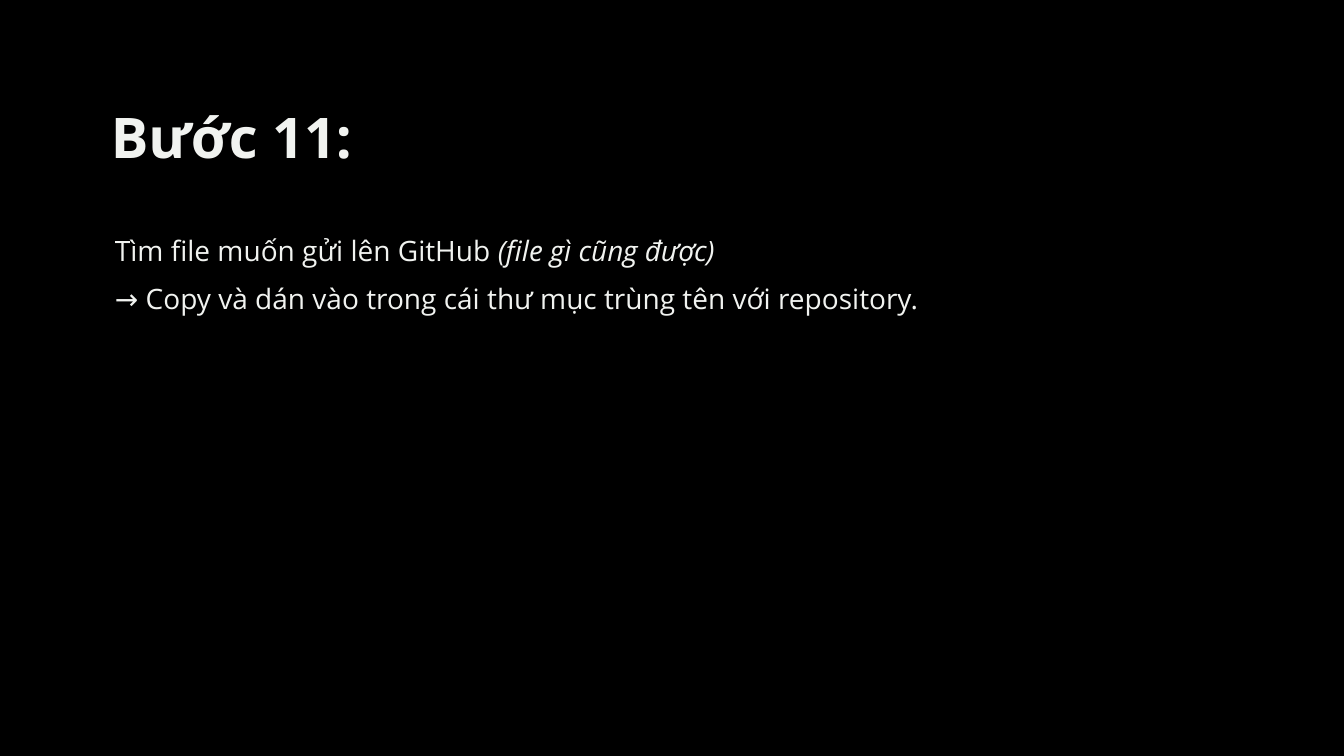
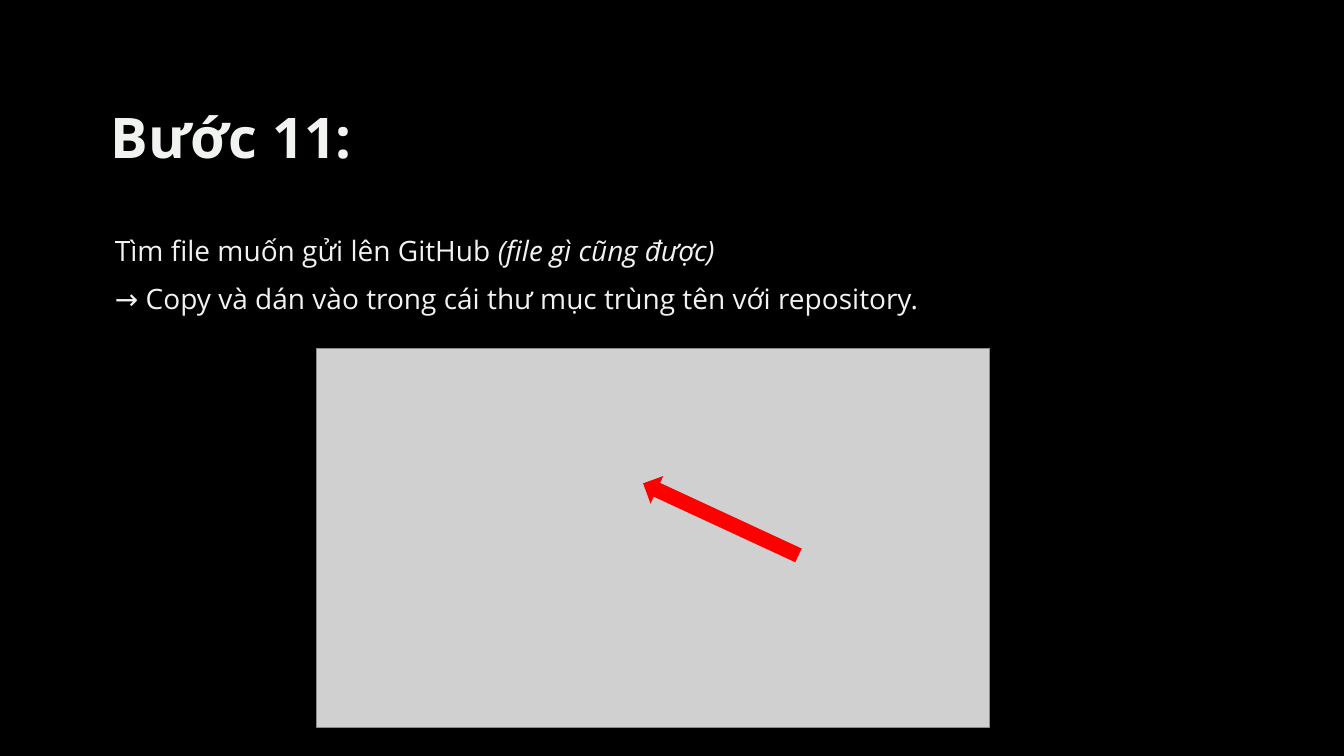
Before and after one commit to conggaro/Cach_up_source_code_len_GitHub, a slide deck: slide 15 of Cách upload source code lên GitHub.pptx. Drawn at 1344x756 pixels with LibreOffice and Linux fonts; fonts in the diff are those of the drawing; grey boxes stand for pictures; background and template pictures are left out. Boxes give left, top, right and bottom in pixels: in the first picture for what was removed or moved away, otherwise in the second. Text is boxed around its words. In the diff, an @@ line names an element or a change of style, - is before the commit and + after.

```diff
--- a/Cách upload source code lên GitHub.pptx
+++ b/Cách upload source code lên GitHub.pptx
@@ picture added at (317, 349, 990, 728) @@
@@ down arrow added at (637, 469, 805, 569), fill #FF0000 @@
```
Also in this commit, not shown: 10 slides added.
